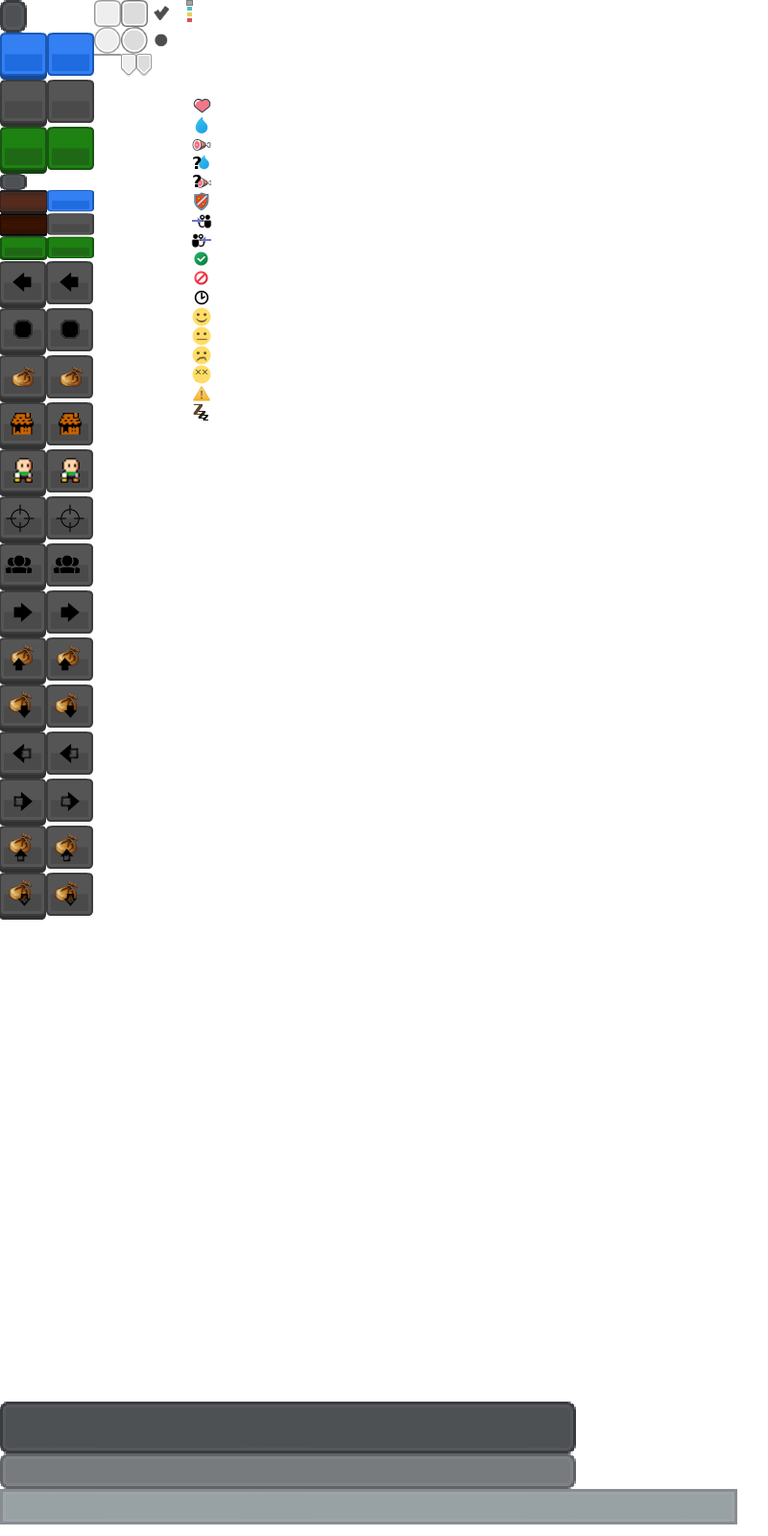
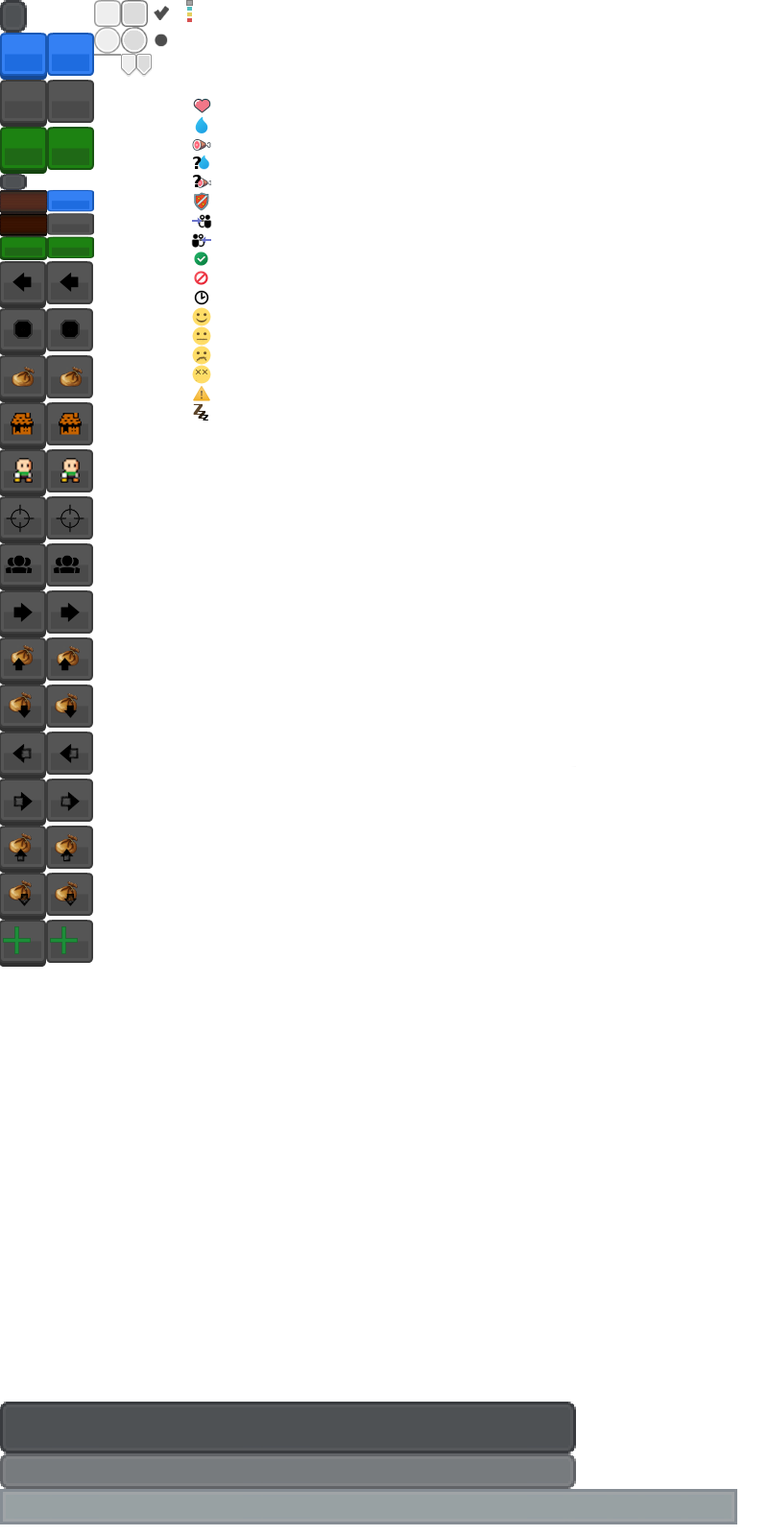
Before/after of a 768 × 1536 layered artwork. What changed in the layer stack:
painted on "ui.png" over [left=0, top=919, right=94, bottom=967]
